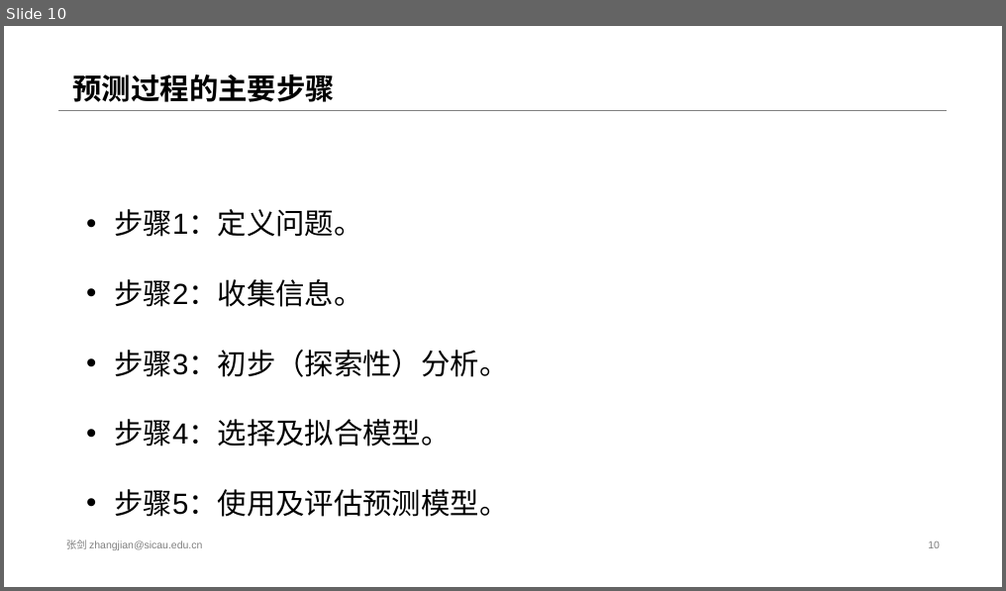
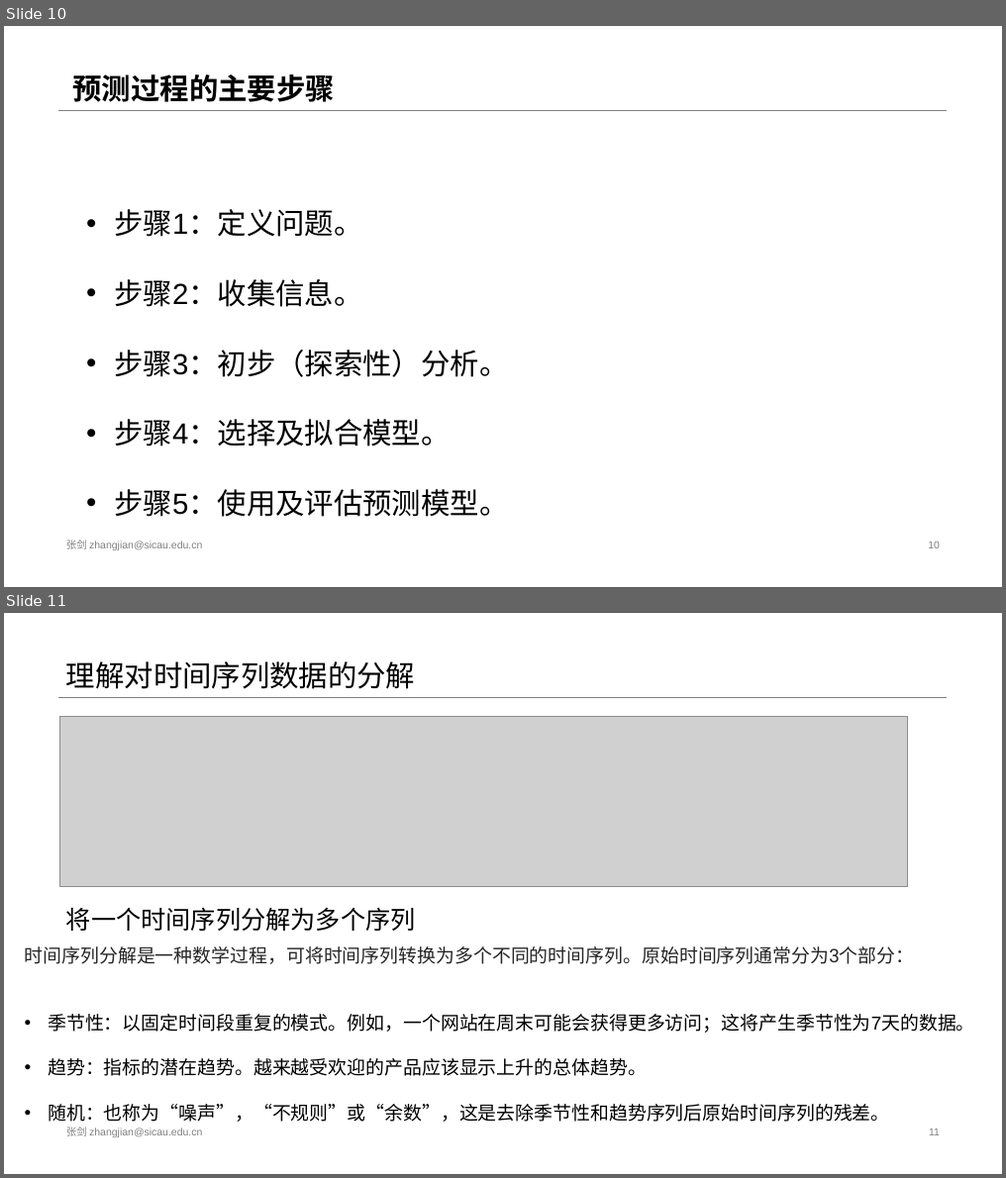
Before and after one commit to jefeerzhang/forcast, a slide deck: 预测与项目生产规模.pptx. Shown one above the other, each under a label of ours: slide 10 before the commit, slides 10 and 11 after it. The pictures are 1006x591 and 1006x1178 pixels, drawn with LibreOffice and Linux fonts; fonts in the diff are those of the drawing; grey boxes stand for pictures. Boxes give left, top, right and bottom in pixels: in the first picture for what was removed or moved away, otherwise in the second. Text is boxed around its words. In the diff, an @@ line names an element or a change of style, - is before the commit and + after.

```diff
--- a/预测与项目生产规模.pptx
+++ b/预测与项目生产规模.pptx
@@ slide 11 added at [4, 613, 1002, 1174], background #FFFFFF; not listed: 1 template element that a slide beside it also shows @@
@@ title added at [66, 662, 415, 689], 28 pt, text #000000 @@
+理解对时间序列数据的分解
@@ picture added at [60, 716, 908, 887] @@
@@ text added at [66, 907, 416, 931], 24 pt, text #000000 @@
+将一个时间序列分解为多个序列
@@ text added at [25, 947, 975, 1122], 18 pt, text #000000 @@
+时间序列分解是一种数学过程，可将时间序列转换为多个不同的时间序列。原始时间序列通常分为3个部分：
+• 季节性：以固定时间段重复的模式。例如，一个网站在周末可能会获得更多访问；这将产生季节性为7天的数据。
+• 趋势：指标的潜在趋势。越来越受欢迎的产品应该显示上升的总体趋势。
+• 随机：也称为“噪声”，“不规则”或“余数”，这是去除季节性和趋势序列后原始时间序列的残差。
@@ text added at [66, 1127, 202, 1138], 10 pt, text #808080 @@
+张剑 zhangjian@sicau.edu.cn
@@ page number added at [929, 1129, 940, 1136], 10 pt, text #808080 @@
+11
```
Also in this commit, not shown: 1 slide changed, 2 other files.
